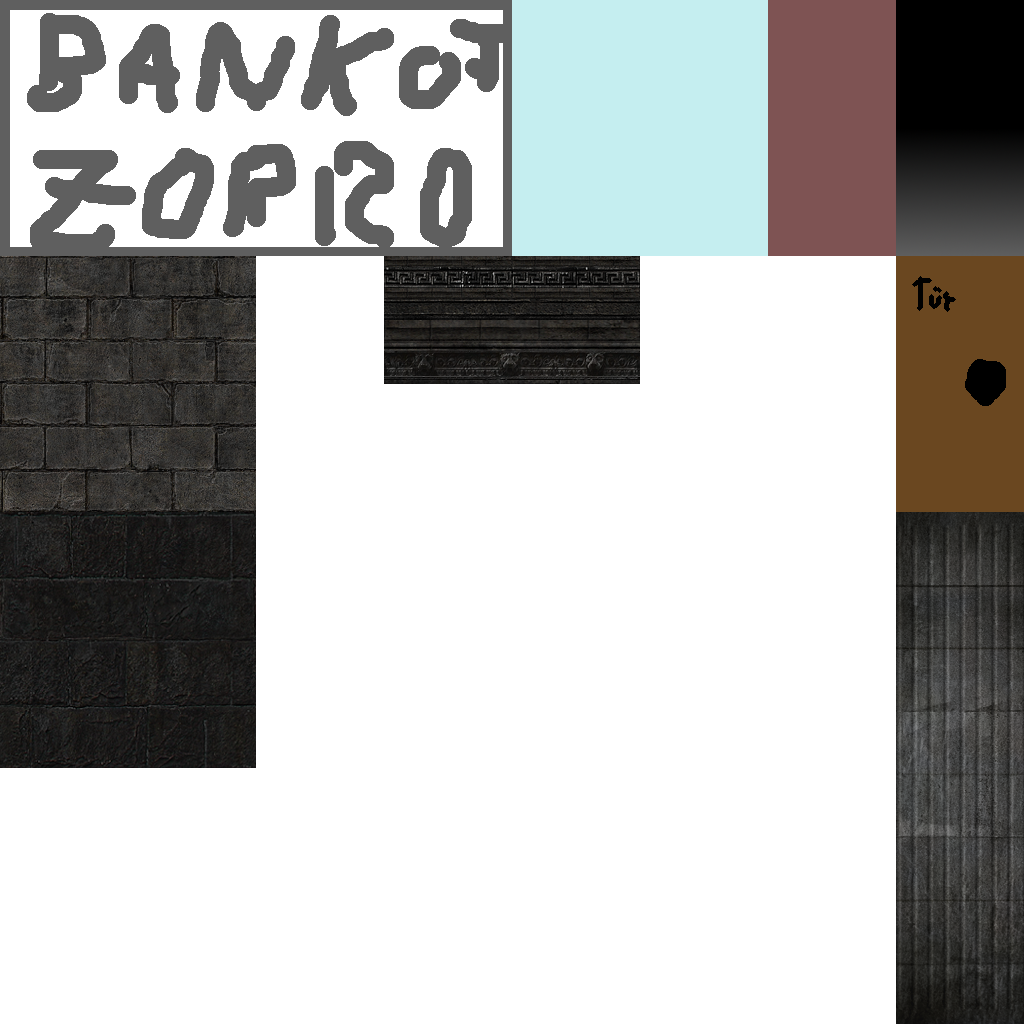
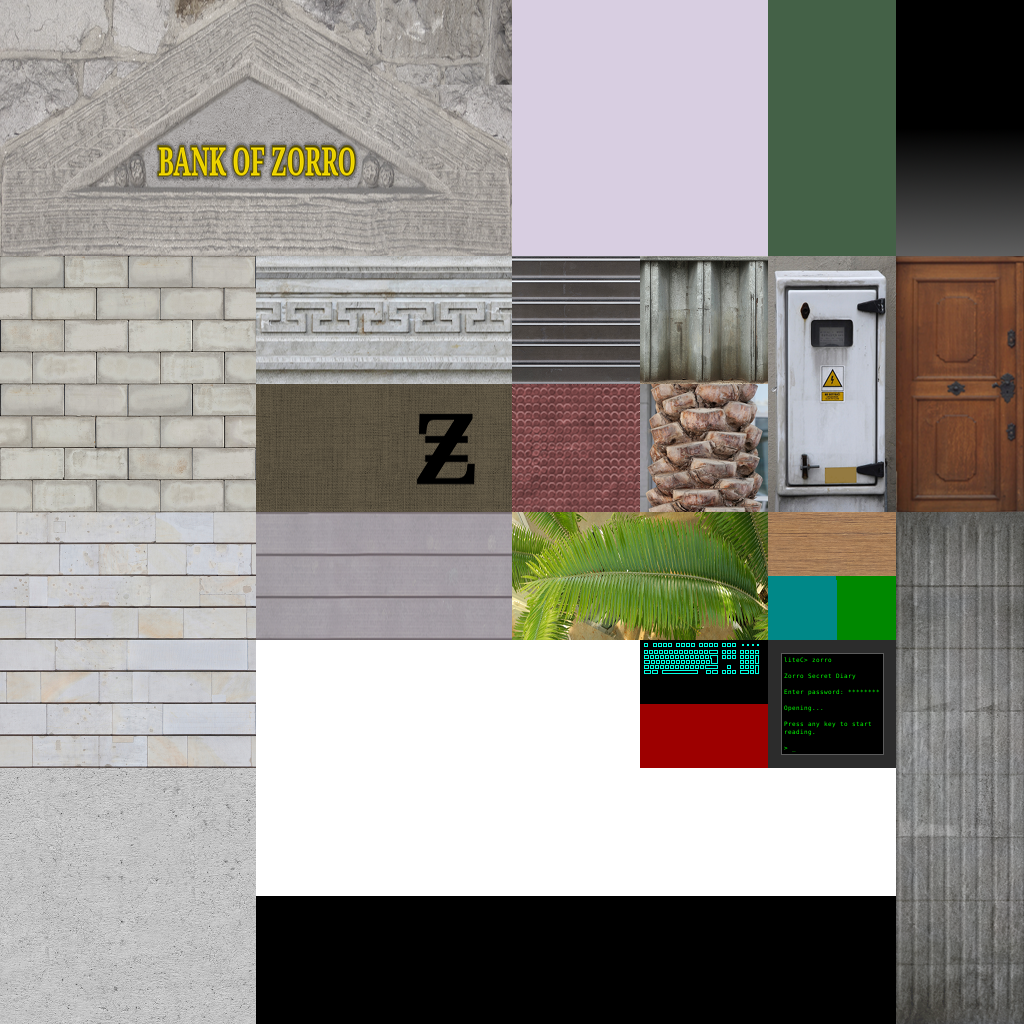
Layers edited between the first and the second 1024×1024 image:
removed layer "H_ArchSet1C.bmp" over box(384, 288, 640, 320)
removed layer "H_ArchSet1B.bmp" over box(384, 320, 640, 384)
removed layer "H_ArchSet1D.bmp" over box(384, 256, 640, 288)
added layer "Eingefügte Ebene #12" above "Eingefügte Ebene #11" over box(256, 512, 512, 640)
added layer "Eingefügte Ebene #11" above "Eingefügte Ebene #10" over box(768, 512, 896, 576)
added layer "Eingefügte Ebene #10" above "Eingefügte Ebene #9" over box(640, 384, 768, 512)
added layer "Eingefügte Ebene #9" above "Eingefügte Ebene #8" over box(512, 512, 768, 640)
added layer "Eingefügte Ebene #8" above "Eingefügte Ebene #7" over box(512, 384, 640, 512)
added layer "Eingefügte Ebene #7" above "Eingefügte Ebene #6" over box(768, 256, 896, 512)
added layer "Eingefügte Ebene #6" above "Eingefügte Ebene #5" over box(384, 384, 512, 512)
added layer "Eingefügte Ebene #5" above "Eingefügte Ebene #4" over box(256, 384, 384, 512)
added layer "Eingefügte Ebene #4" above "Eingefügte Ebene #3" over box(640, 256, 768, 384)
added layer "Eingefügte Ebene #3" above "Eingefügte Ebene #1" over box(512, 256, 640, 384)
added layer "Eingefügte Ebene #1" above "Eingefügte Ebene #2" over box(896, 256, 1024, 512)
added layer "Eingefügte Ebene #2" above "BANK OF ZORRO" over box(256, 256, 512, 384)
added layer "BANK OF ZORRO" above "Eingefügte Ebene" over box(0, 0, 512, 256)
added layer "Eingefügte Ebene" above "H_DrkBlk1.bmp" over box(0, 768, 256, 1024)
painted on "H_DrkBlk1.bmp" over box(0, 512, 256, 768)
renamed "H_ClmWll1A.bmp" to "H_ClmWll1A.bmp-Kopie", painted on it over box(0, 256, 256, 512)
painted on "H_ClmCyl1B.bmp" over box(896, 512, 1024, 1024)
added layer "liteC> zorro ..." above "Hintergrund" over box(784, 657, 880, 752)
painted on "Hintergrund" over box(256, 0, 906, 1024)
